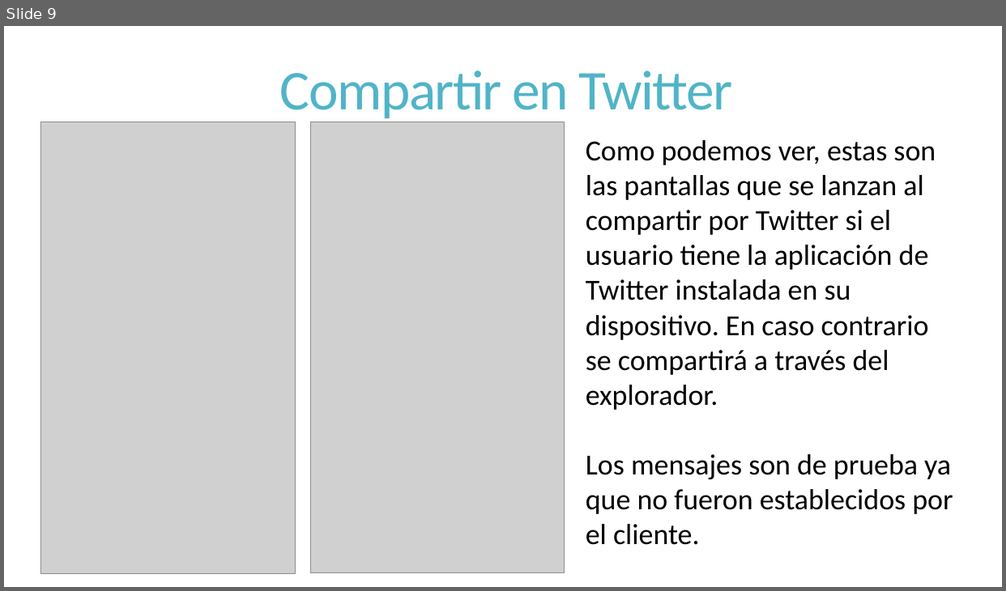
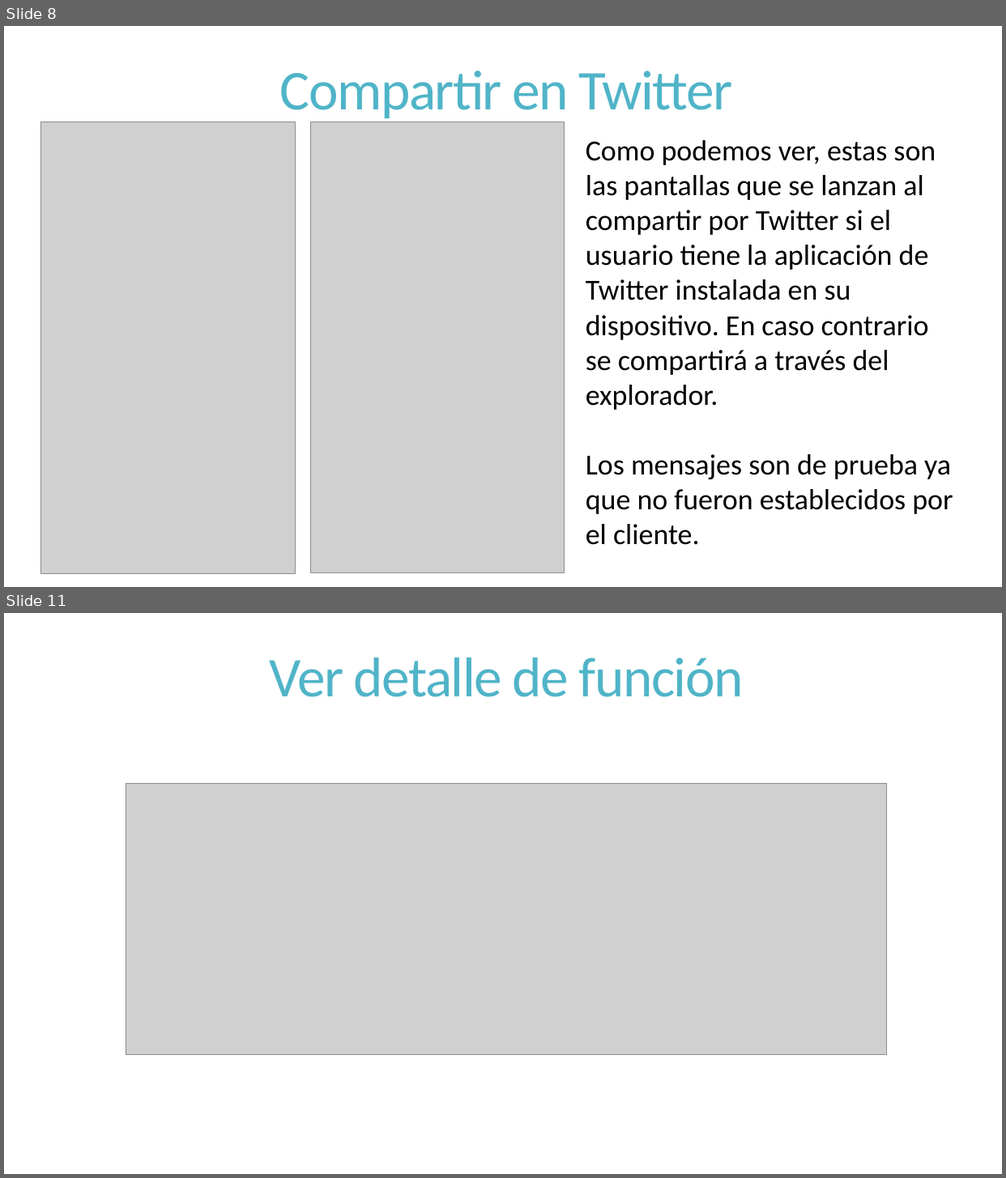
Before and after one commit to dschenkelman/a-malazan-wolvering, a slide deck: docs/Reuniones/Sprint 3/Informe de Avance/2013-10-14-InformedeAvance.pptx. Shown one above the other, each under a label of ours: slide 9 before the commit, slides 8 and 11 after it; the slides between them are not shown. The pictures are 1006x591 and 1006x1178 pixels, drawn with LibreOffice and Linux fonts; fonts in the diff are those of the drawing; grey boxes stand for pictures. Boxes give left, top, right and bottom in pixels: in the first picture for what was removed or moved away, otherwise in the second. Text is boxed around its words. In the diff, an @@ line names an element or a change of style, - is before the commit and + after.

```diff
--- a/docs/Reuniones/Sprint 3/Informe de Avance/2013-10-14-InformedeAvance.pptx
+++ b/docs/Reuniones/Sprint 3/Informe de Avance/2013-10-14-InformedeAvance.pptx
@@ slide 11 added at bbox=[4, 613, 1002, 1174], background #FFFFFF @@
@@ title added at bbox=[270, 658, 744, 697], 54 pt, text #50B4C8 @@
+Ver detalle de función
@@ picture added at bbox=[126, 784, 888, 1054] @@
@@ what was slide 9 is now slide 8 @@
```
Also in this commit, not shown: 2 slides changed, 4 other slides added, 1 slide removed, 1 other file.
